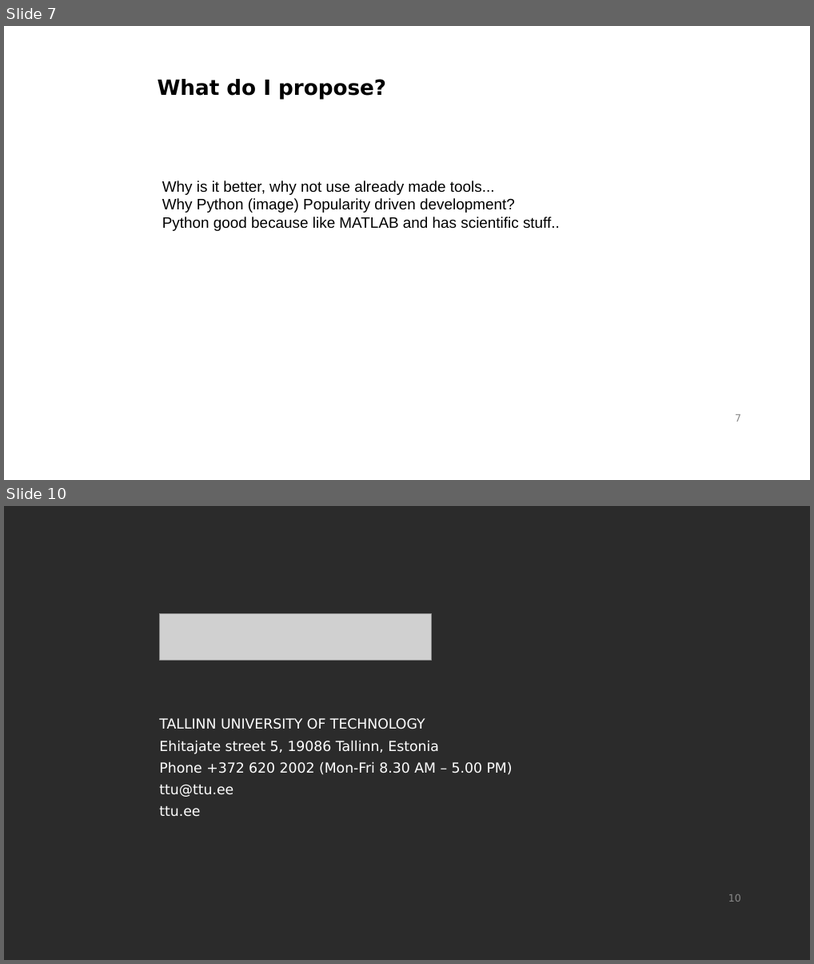
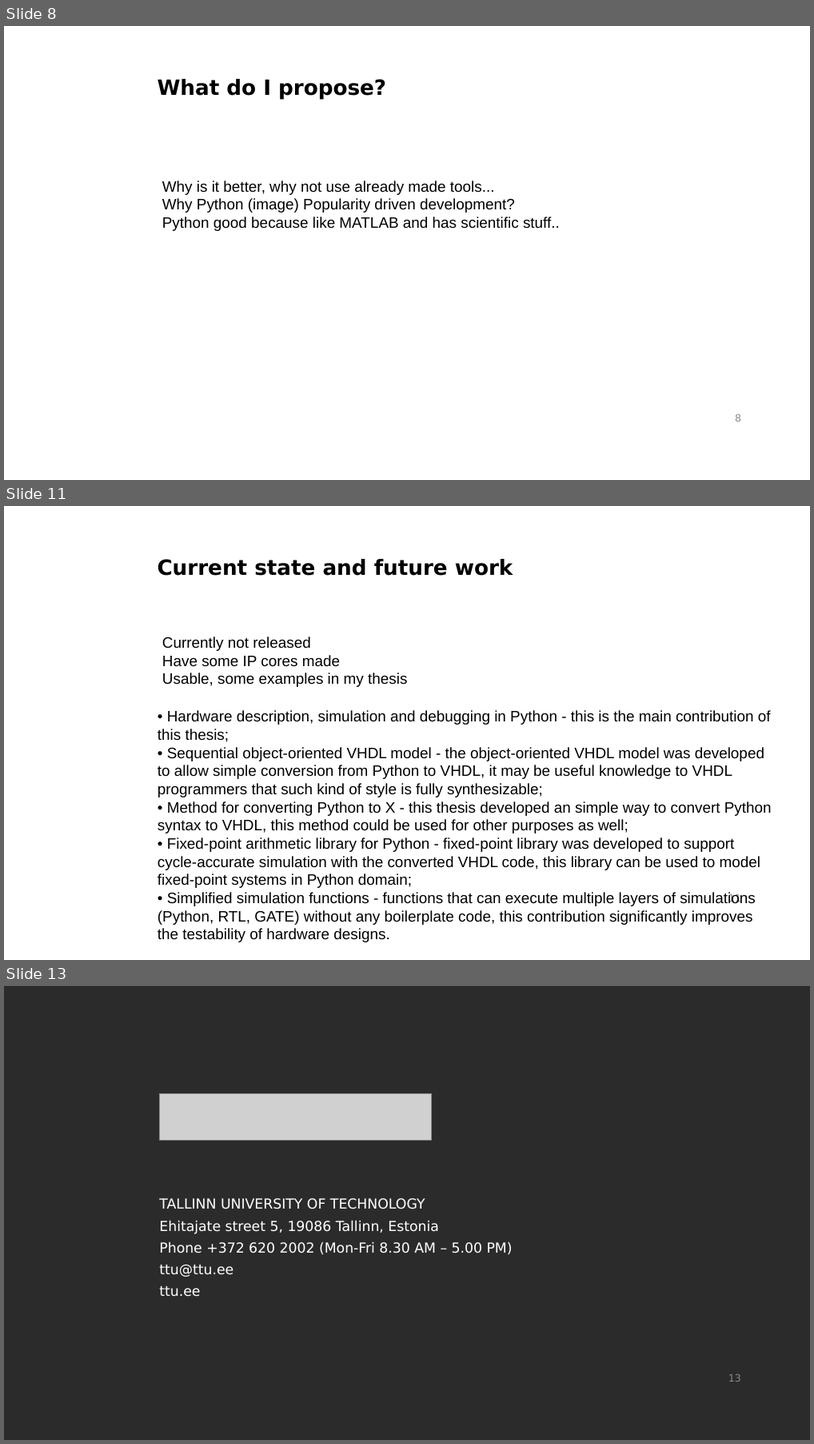
Before and after one commit to gasparka/thesis, a slide deck: presentation.odp. Shown one above the other, each under a label of ours: slides 7 and 10 before the commit, slides 8, 11 and 13 after it; the slides between them are not shown. The pictures are 814x964 and 814x1444 pixels, drawn with LibreOffice and Linux fonts; fonts in the diff are those of the drawing; grey boxes stand for pictures; background and template pictures are left out; a plain dark background stands for a picture behind light text. Boxes give left, top, right and bottom in pixels: in the first picture for what was removed or moved away, otherwise in the second. Text is boxed around its words. In the diff, an @@ line names an element or a change of style, - is before the commit and + after.

```diff
--- a/presentation.odp
+++ b/presentation.odp
@@ slide 11 added at <box>4,506,810,960</box>, background #FFFFFF; not listed: 1 template element that a slide beside it also shows @@
@@ text added at <box>158,559,514,576</box>, 25 pt, text #000000, bold @@
+Current state and future work
@@ text added at <box>162,636,407,687</box>, 18 pt, text #000000 @@
+Currently not released
+Have some IP cores made
+Usable, some examples in my thesis
@@ text added at <box>158,710,772,942</box>, 18 pt, text #000000 @@
+• Hardware description, simulation and debugging in Python - this is the main contribution of
+this thesis;
+• Sequential object-oriented VHDL model - the object-oriented VHDL model was developed
+to allow simple conversion from Python to VHDL, it may be useful knowledge to VHDL
+programmers that such kind of style is fully synthesizable;
+• Method for converting Python to X - this thesis developed an simple way to convert Python
+syntax to VHDL, this method could be used for other purposes as well;
+• Fixed-point arithmetic library for Python - fixed-point library was developed to support
+cycle-accurate simulation with the converted VHDL code, this library can be used to model
+fixed-point systems in Python domain;
+• Simplified simulation functions - functions that can execute multiple layers of simulations
+(Python, RTL, GATE) without any boilerplate code, this contribution significantly improves
+the testability of hardware designs.
@@ what was slide 7 is now slide 8 @@
@@ page number at <box>735,414,742,421</box>: text changed @@
-7
+8
@@ what was slide 10 is now slide 13 @@
@@ page number at <box>729,1374,742,1381</box>: text changed @@
-10
+13
```
Also in this commit, not shown: 3 slides changed, 4 other slides added, 2 slides removed.
